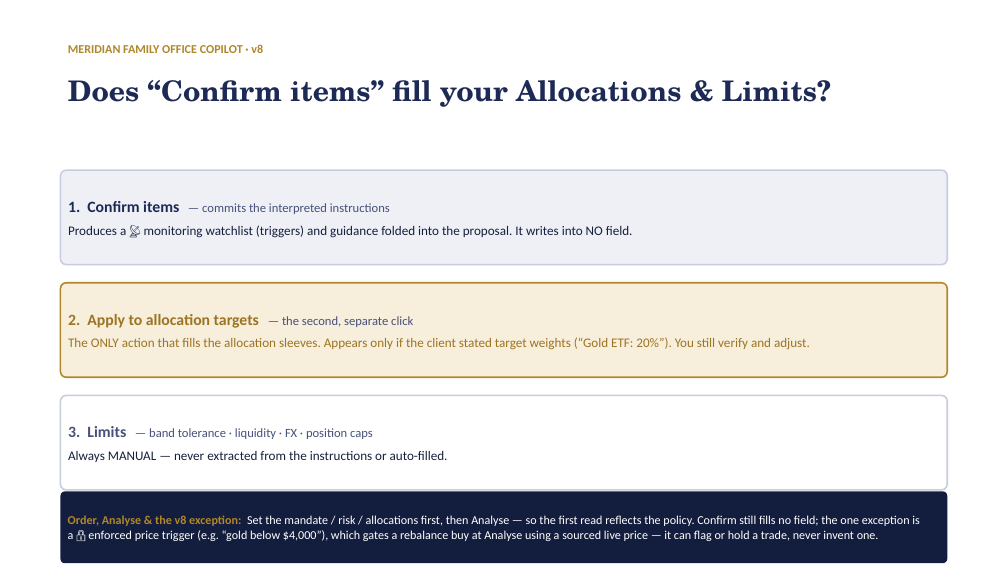
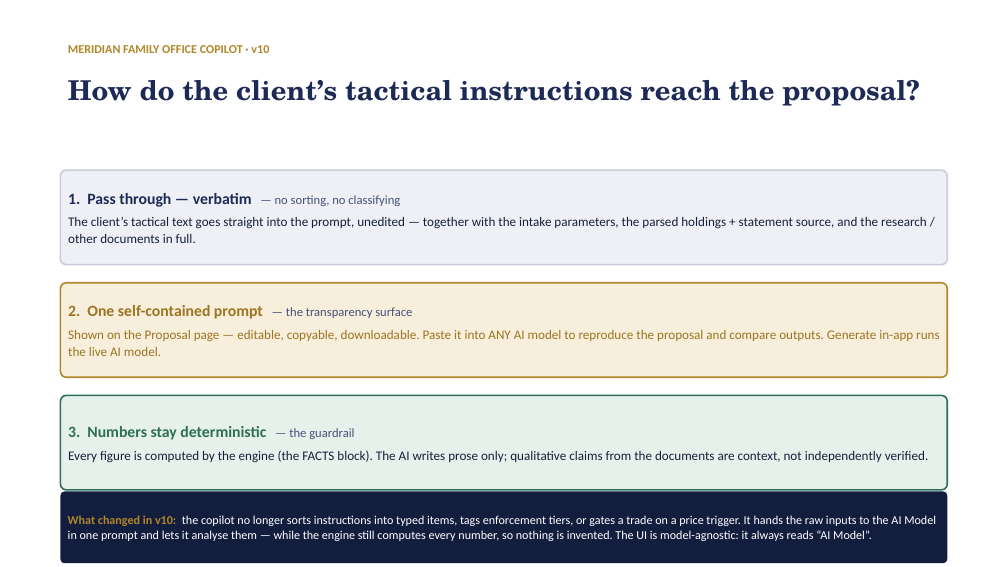
Before and after one commit to desmond108/family-office-copilot, a slide deck: slide 1 of Tactical_Swimlane.pptx. Drawn at 1008x567 pixels with LibreOffice and Linux fonts; fonts in the diff are those of the drawing. Boxes give left, top, right and bottom in pixels: in the first picture for what was removed or moved away, otherwise in the second. Text is boxed around its words. In the diff, an @@ line names an element or a change of style, - is before the commit and + after.

```diff
--- a/Tactical_Swimlane.pptx
+++ b/Tactical_Swimlane.pptx
@@ text at [68, 45, 269, 53]: text changed @@
-MERIDIAN FAMILY OFFICE COPILOT · v8
+MERIDIAN FAMILY OFFICE COPILOT · v10
@@ text at [68, 80, 920, 106]: text changed; size 27 to 26 pt @@
-Does “Confirm items” fill your Allocations & Limits?
+How do the client’s tactical instructions reach the proposal?
@@ text in rounded rectangle at [68, 193, 927, 243]: text changed @@
-1. Confirm items — commits the interpreted instructions
-Produces a 📡 monitoring watchlist (triggers) and guidance folded into the proposal. It writes into NO field.
+1. Pass through — verbatim — no sorting, no classifying
+The client’s tactical text goes straight into the prompt, unedited — together with the intake parameters, the parsed holdings + statement source, and the research / other documents in full.
@@ text in rounded rectangle at [68, 305, 939, 356]: text changed @@
-2. Apply to allocation targets — the second, separate click
-The ONLY action that fills the allocation sleeves. Appears only if the client stated target weights (“Gold ETF: 20%”). You still verify and adjust.
+2. One self-contained prompt — the transparency surface
+Shown on the Proposal page — editable, copyable, downloadable. Paste it into ANY AI model to reproduce the proposal and compare outputs. Generate in-app runs the live AI model.
@@ rounded rectangle "3. Numbers stay deterministic — ..." at [60, 395, 948, 490]: fill #FFFFFF to #E6F1EB; outline #C8CDDD 1.5 pt to #2F6F57 1.5 pt @@
@@ text in rounded rectangle at [68, 426, 929, 463]: text changed @@
-3. Limits — band tolerance · liquidity · FX · position caps
-Always MANUAL — never extracted from the instructions or auto-filled.
+3. Numbers stay deterministic — the guardrail
+Every figure is computed by the engine (the FACTS block). The AI writes prose only; qualitative claims from the documents are context, not independently verified.
@@ text in rounded rectangle at [68, 515, 936, 541]: text changed @@
-Order, Analyse & the v8 exception: Set the mandate / risk / allocations first, then Analyse — so the first read reflects the policy. Confirm still fills no field; the one exception is a 🔒 enforced price trigger (e.g. “gold below $4,000”), which gates a rebalance buy at Analyse using a sourced live price — it can flag or hold a trade, never invent one.
+What changed in v10: the copilot no longer sorts instructions into typed items, tags enforcement tiers, or gates a trade on a price trigger. It hands the raw inputs to the AI Model in one prompt and lets it analyse them — while the engine still computes every number, so nothing is invented. The UI is model-agnostic: it always reads “AI Model”.
```
Also in this commit, not shown: 1 other slide changed, 14 other files.
